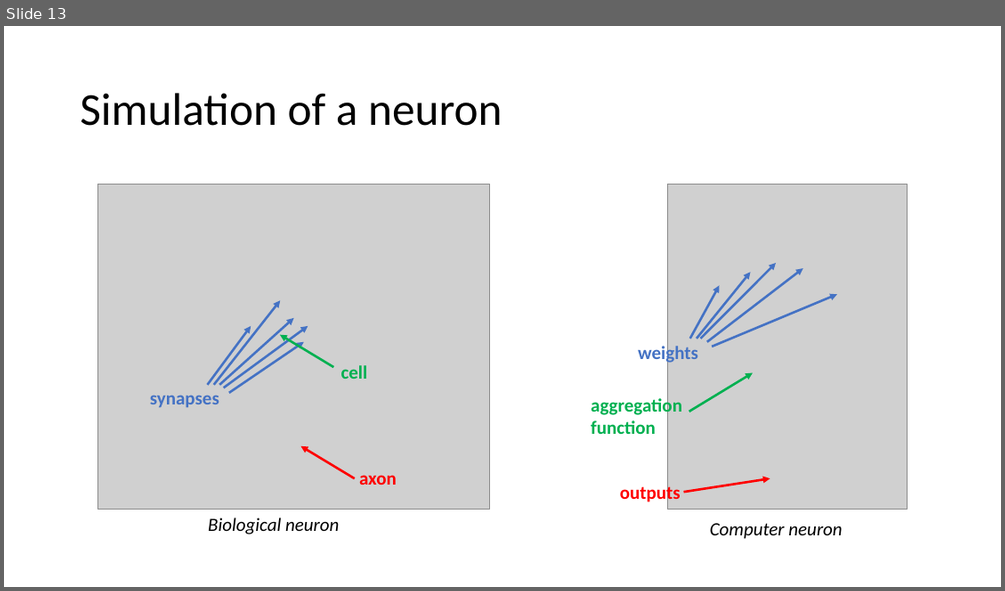
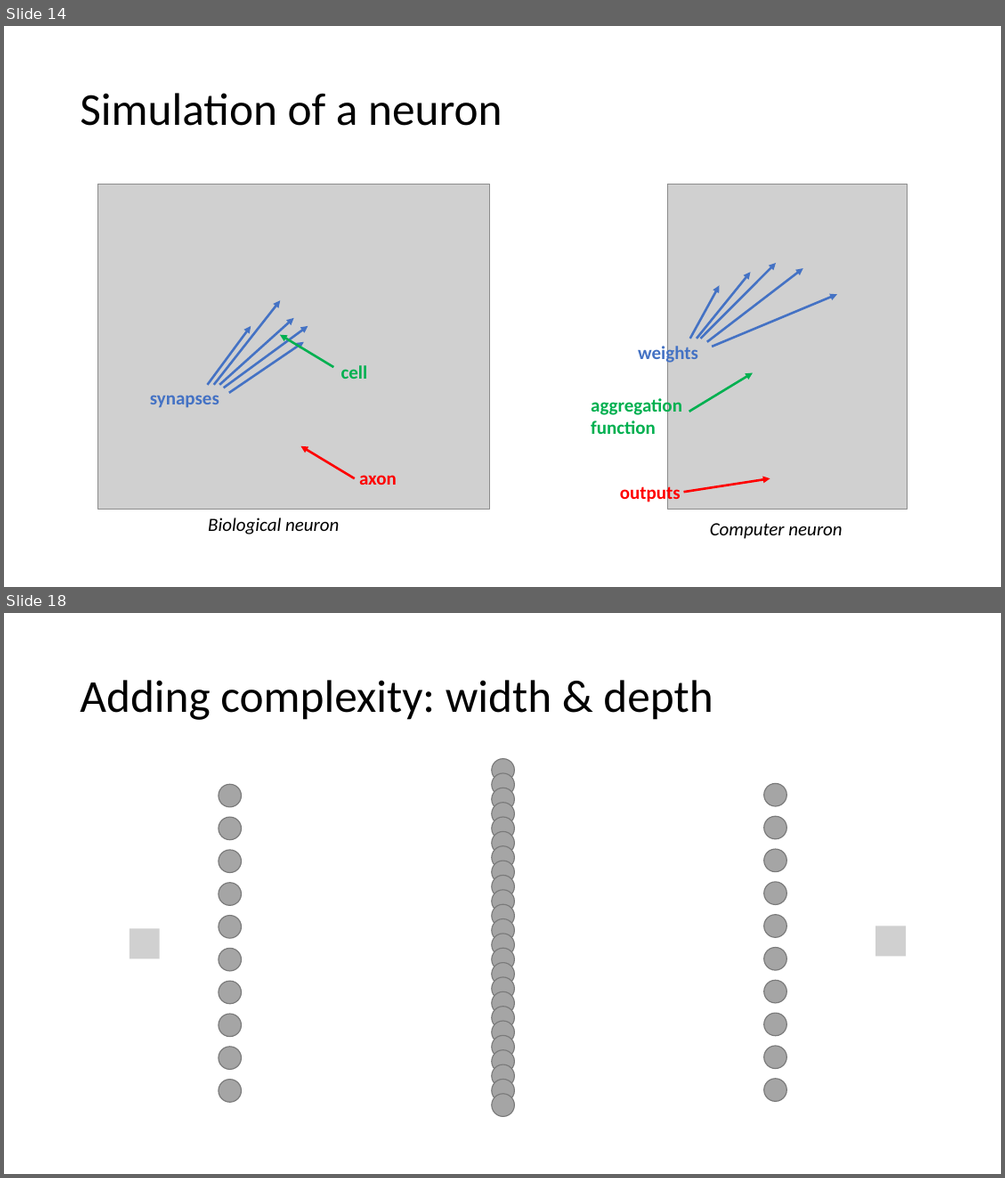
Before and after one commit to MICS-Lab/DeepLearningCourse, a slide deck: Slides_1.pptx. Shown one above the other, each under a label of ours: slide 13 before the commit, slides 14 and 18 after it; the slides between them are not shown. The pictures are 1005x591 and 1005x1178 pixels, drawn with LibreOffice and Linux fonts; fonts in the diff are those of the drawing; grey boxes stand for pictures. Boxes give left, top, right and bottom in pixels: in the first picture for what was removed or moved away, otherwise in the second. Text is boxed around its words. In the diff, an @@ line names an element or a change of style, - is before the commit and + after.

```diff
--- a/Slides_1.pptx
+++ b/Slides_1.pptx
@@ slide 18 added at box(4, 613, 1001, 1174), background #FFFFFF @@
@@ title added at box(80, 680, 712, 720), 44 pt, text #000000 @@
+Adding complexity: width & depth
@@ picture added at box(129, 929, 160, 958) @@
@@ picture added at box(876, 925, 906, 956) @@
@@ group added at box(218, 784, 242, 1102): 10 ellipses @@
@@ group added at box(764, 784, 787, 1102): 10 ellipses @@
@@ group added at box(492, 759, 515, 1117): 24 ellipses @@
@@ what was slide 13 is now slide 14 @@
```
Also in this commit, not shown: 2 slides changed, 11 other slides added, 1 slide removed, 1 other file.
